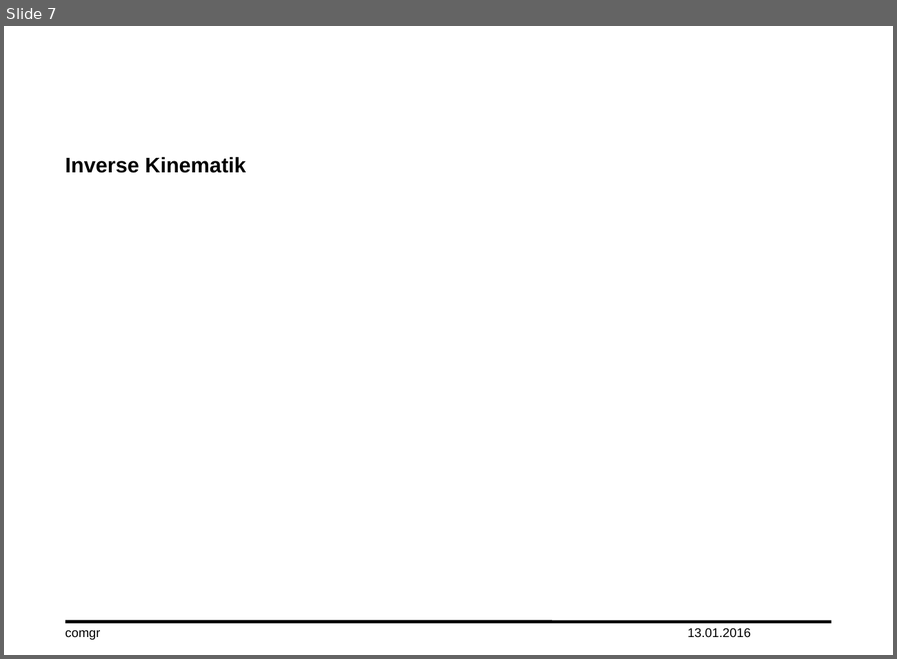
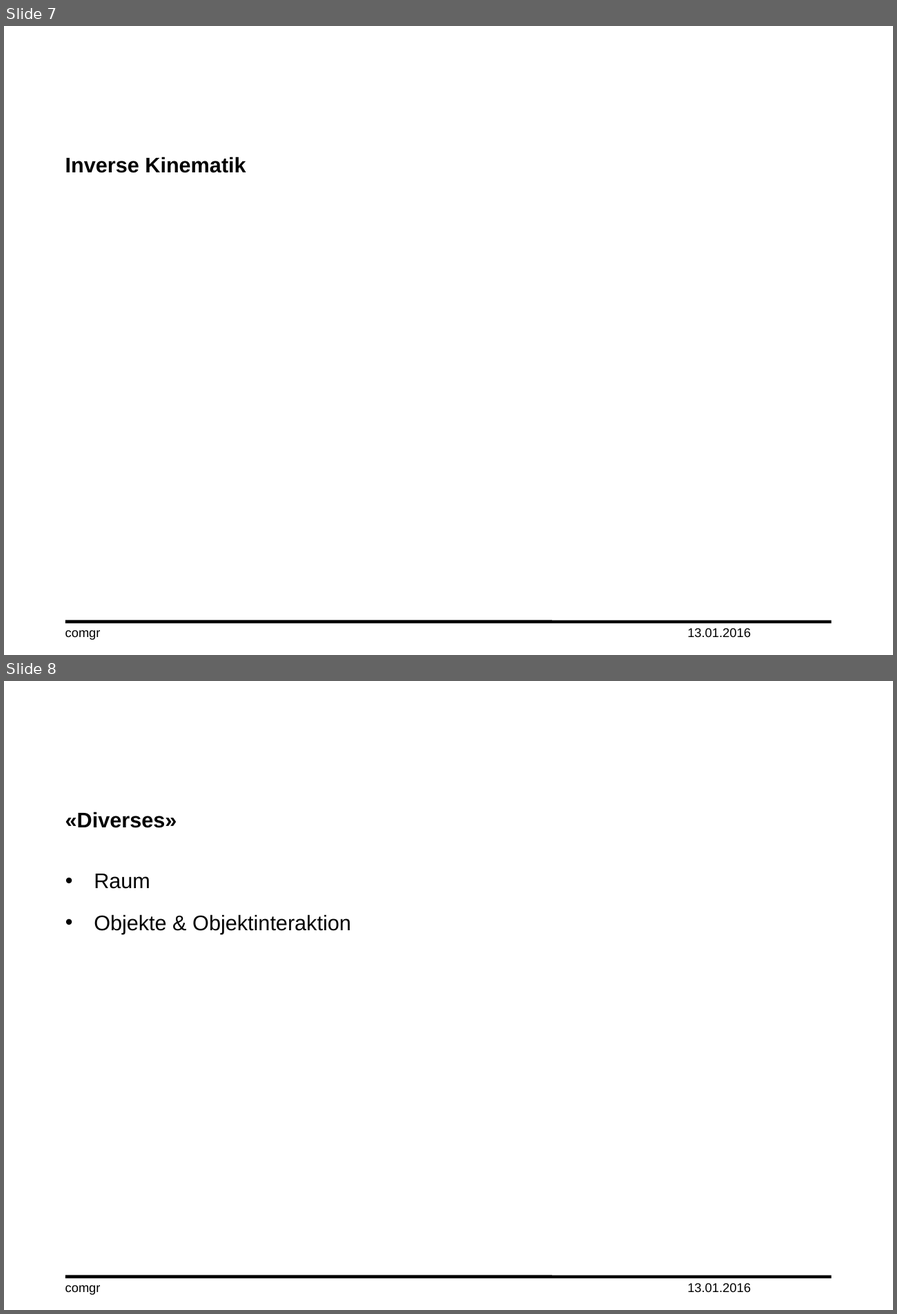
Before and after one commit to flofank/comgr, a slide deck: RoboSim/RoboSim.pptx. Shown one above the other, each under a label of ours: slide 7 before the commit, slides 7 and 8 after it. The pictures are 897x659 and 897x1314 pixels, drawn with LibreOffice and Linux fonts; fonts in the diff are those of the drawing; background and template pictures are left out. Boxes give left, top, right and bottom in pixels: in the first picture for what was removed or moved away, otherwise in the second. Text is boxed around its words. In the diff, an @@ line names an element or a change of style, - is before the commit and + after.

Commit message:
cleanup & update presentation

```diff
--- a/RoboSim/RoboSim.pptx
+++ b/RoboSim/RoboSim.pptx
@@ slide 8 added at [4,681,893,1310], background #FFFFFF; not listed: 1 template element that a slide beside it also shows @@
@@ title added at [65,811,177,828], 20 pt, text #000000, bold @@
+«Diverses»
@@ text added at [94,874,351,934], 20 pt, text #000000 @@
+• Raum
+• Objekte & Objektinteraktion
@@ text added at [65,1285,101,1294], 12 pt, text #000000 @@
+comgr
@@ text added at [687,1283,751,1292], 12 pt, text #000000 @@
+13.01.2016
```
Also in this commit, not shown: 1 other file.
